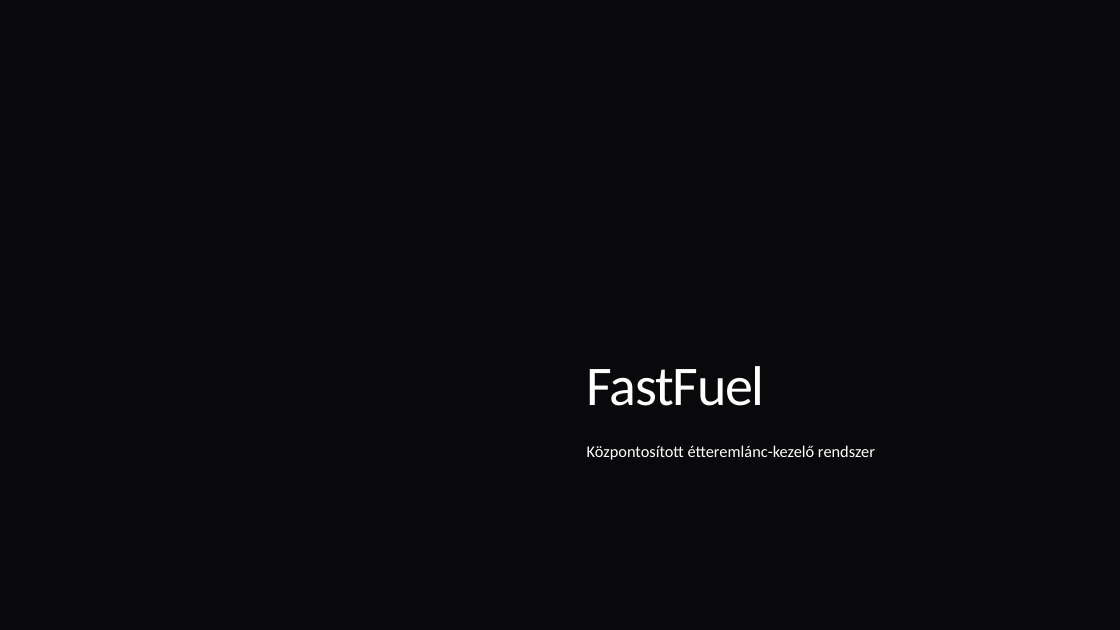
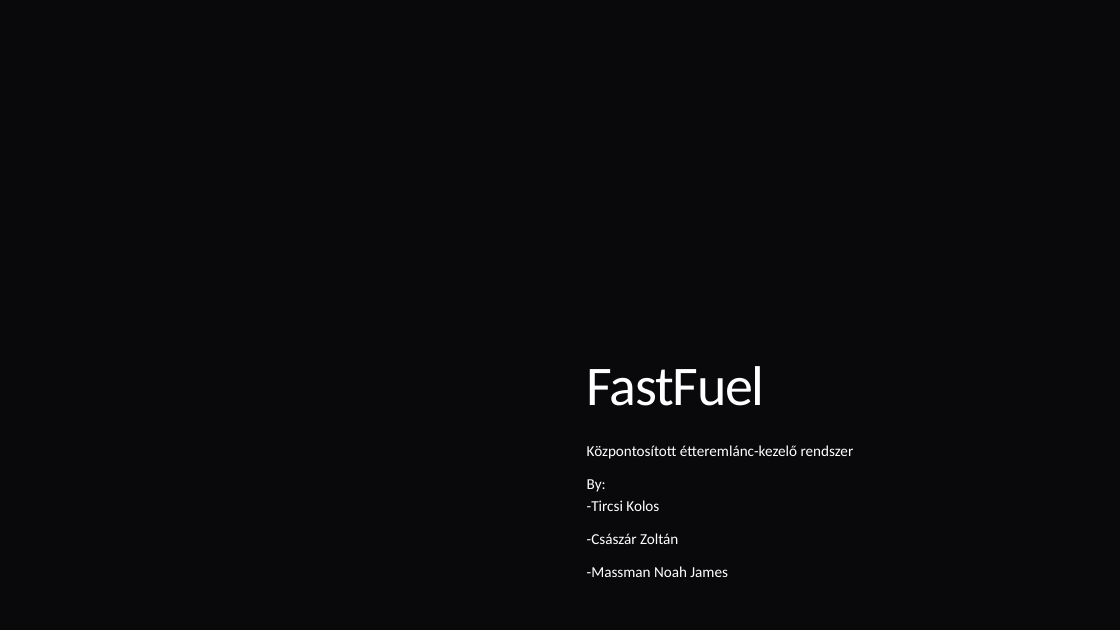
Before and after one commit to Zoli06/FastFuel, a slide deck: slide 1 of docs/FastFuel Prezentáció.pptx. Drawn at 1120x630 pixels with LibreOffice and Linux fonts; fonts in the diff are those of the drawing; background and template pictures are left out. Boxes give left, top, right and bottom in pixels: in the first picture for what was removed or moved away, otherwise in the second. Text is boxed around its words. In the diff, an @@ line names an element or a change of style, - is before the commit and + after.

```diff
--- a/docs/FastFuel Prezentáció.pptx
+++ b/docs/FastFuel Prezentáció.pptx
@@ subtitle at (587, 445, 854, 459): size 14 to 12.9 pt in "Központosított étteremlánc-kezelő rendszer" @@
@@ subtitle at (587, 479, 728, 577): paragraphs added @@
+By:
+-Tircsi Kolos
+-Császár Zoltán
+-Massman Noah James
```
Also in this commit, not shown: 5 other slides changed, 45 slides added, 2 slides removed, 38 other files.
